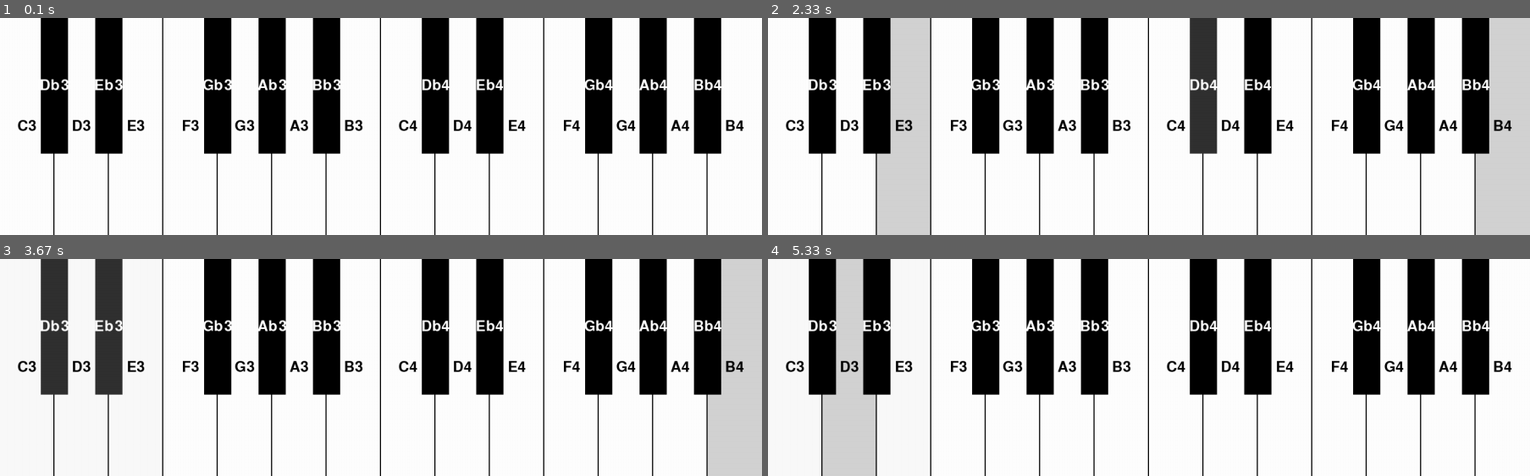
Above: before the commit, frames 1-4 (two rows, left to right).
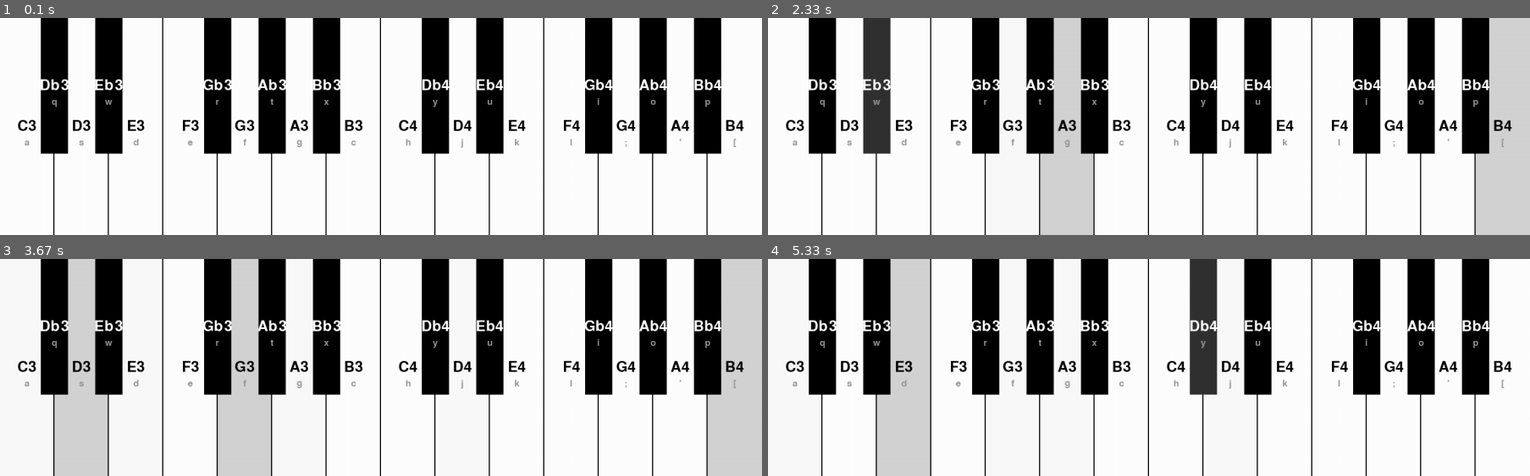
Above: after the commit, the same moments.

Repository: eden418/PygamePiano
Game: pygame game, started from main.py
Same seed, same stepped clock (60 frames per second), same inputs: the game is played once before the commit and once after it.
Inputs:
- Up to frame 1 (0.1 s): no input
- Up to frame 2 (2.33 s): tap Y at 0.33 s; hold D 0.67-1.13 s; tap F at 0.73, 1.03, 2.23 s; tap J at 0.82 s; click "D3" at 1.22 s; click "C4" at 1.55 s; click "B4" at 1.88 s; hold W from 2.17 s (still down); tap G at 2.32 s
- Up to frame 3 (3.67 s): release W at 2.47 s; hold D 2.5-2.97 s; tap F at 2.57, 2.87, 3.07, 3.37, 3.63 s; hold A 3-3.53 s; tap J at 3.15 s; hold S from 3.57 s (still down)
- Up to frame 4 (5.33 s): tap G at 3.72, 4.82 s; release S at 3.87 s; click "Db4" at 3.95 s; hold A 4.23-4.63 s; tap F at 4.3, 4.6, 4.73, 5.13 s; tap J at 4.38 s; hold W 4.67-5.03 s; hold D from 5.07 s (still down)

The runs differ from the first frame. In frame 1, 0.3% of the frame differs, in the area x 3-97%, y 36-60%; in frame 2, 15%, in the area x 3-97%, y 0-100%; in frame 3, 14%; in frame 4, 13%.

Commit message:
Modified key binds. Added keybind to the note. V1.

Diff:
--- a/button_class.py
+++ b/button_class.py
@@ -3,7 +3,7 @@
 
 
 class Button:
-    def __init__(self, name, color, x, y, width, height, text='', sound_filename=''):
+    def __init__(self, name, color, x, y, width, height, text='', keybind:int=None, sound_filename=''):
         self.color = color
         if color == (0,0,0):
             self.isWhite = False
@@ -16,6 +16,7 @@
         self.width = width
         self.height = height
         self.text = text
+        self.keybind = keybind
         self.sound = pygame.mixer.Sound(os.path.join('piano notes', sound_filename))
         self.name = name
 
@@ -35,7 +36,13 @@
             # Center the text by starting in x adding, half the width
             # of the button minus half the width of the text
             win.blit(text, (self.x + (self.width / 2 - text.get_width() / 2),
-                                    self.y + (self.height / 2 - text.get_height() / 2)))
+                            self.y + (self.height / 2 - text.get_height() / 2)))
+
+        if self.keybind is not None:
+            keybind_font = pygame.font.SysFont('comicsans', 25)
+            keybind_text = keybind_font.render(pygame.key.name(self.keybind), True, (150, 150, 150))
+            win.blit(keybind_text, (self.x + (self.width / 2 - keybind_text.get_width() / 2),
+                                    self.y + (self.height / 2 - keybind_text.get_height()/2 + 30)))
 
     def isOver(self, pos):
         if self.x < pos[0] < self.x + self.width:
--- a/main.py
+++ b/main.py
@@ -1,3 +1,13 @@
+"""
+This is a virtual piano made with pygame.
+It makes a GUI that lets you click each key to play its sound.
+You can also play with your keyboard.
+After you quit the application it shows you the sheet music of what you played.
+It uses lilypond for that purpose.
+
+Creator: Eden Candelas
+"""
+
 import pygame
 import os
 import subprocess
@@ -17,30 +27,30 @@
 LIGHT_GRAY = (211, 211, 211)
 DARK_GRAY = (49, 49, 49)
 
-C3 = Button("c", WHITE, 0, 0, 100, HEIGHT, "C3", 'Piano.ff.C3.mp3')
-Db3 = Button("des", BLACK, 75, 0, 50, 250, "Db3", 'Piano.ff.Db3.mp3')
-D3 = Button("d", WHITE, 100, 0, 100, HEIGHT, "D3", 'Piano.ff.D3.mp3')
-Eb3 = Button("ees", BLACK, 175, 0, 50, 250, "Eb3", 'Piano.ff.Eb3.mp3')
-E3 = Button("e", WHITE, 200, 0, 100, HEIGHT, "E3", 'Piano.ff.E3.mp3')
-F3 = Button("f", WHITE, 300, 0, 100, HEIGHT, "F3", 'Piano.ff.F3.mp3')
-Gb3 = Button("ges", BLACK, 375, 0, 50, 250, "Gb3", 'Piano.ff.Gb3.mp3')
-G3 = Button("g", WHITE, 400, 0, 100, HEIGHT, "G3", 'Piano.ff.G3.mp3')
-Ab3 = Button("aes", BLACK, 475, 0, 50, 250, "Ab3", 'Piano.ff.Ab3.mp3')
-A3 = Button("a", WHITE, 500, 0, 100, HEIGHT, "A3", 'Piano.ff.A3.mp3')
-Bb3 = Button("bes", BLACK, 575, 0, 50, 250, "Bb3", 'Piano.ff.Bb3.mp3')
-B3 = Button("b", WHITE, 600, 0, 100, HEIGHT, "B3", 'Piano.ff.B3.mp3')
-C4 = Button("c'", WHITE, 700, 0, 100, HEIGHT, "C4", 'Piano.ff.C4.mp3')
-Db4 = Button("des'", BLACK, 775, 0, 50, 250, "Db4", 'Piano.ff.Db4.mp3')
-D4 = Button("d'", WHITE, 800, 0, 100, HEIGHT, "D4", 'Piano.ff.D4.mp3')
-Eb4 = Button("ees'", BLACK, 875, 0, 50, 250, "Eb4", 'Piano.ff.Eb4.mp3')
-E4 = Button("e'", WHITE, 900, 0, 100, HEIGHT, "E4", 'Piano.ff.E4.mp3')
-F4 = Button("f'", WHITE, 1000, 0, 100, HEIGHT, "F4", 'Piano.ff.F4.mp3')
-Gb4 = Button("ges'", BLACK, 1075, 0, 50, 250, "Gb4", 'Piano.ff.Gb4.mp3')
-G4 = Button("g'", WHITE, 1100, 0, 100, HEIGHT, "G4", 'Piano.ff.G4.mp3')
-Ab4 = Button("aes'", BLACK, 1175, 0, 50, 250, "Ab4", 'Piano.ff.Ab4.mp3')
-A4 = Button("a'", WHITE, 1200, 0, 100, HEIGHT, "A4", 'Piano.ff.A4.mp3')
-Bb4 = Button("bes'", BLACK, 1275, 0, 50, 250, "Bb4", 'Piano.ff.Bb4.mp3')
-B4 = Button("b'", WHITE, 1300, 0, 100, HEIGHT, "B4", 'Piano.ff.B4.mp3')
+C3 = Button("c", WHITE, 0, 0, 100, HEIGHT, "C3", pygame.K_a, 'Piano.ff.C3.mp3')
+Db3 = Button("des", BLACK, 75, 0, 50, 250, "Db3", pygame.K_q, 'Piano.ff.Db3.mp3')
+D3 = Button("d", WHITE, 100, 0, 100, HEIGHT, "D3", pygame.K_s, 'Piano.ff.D3.mp3')
+Eb3 = Button("ees", BLACK, 175, 0, 50, 250, "Eb3", pygame.K_w, 'Piano.ff.Eb3.mp3')
+E3 = Button("e", WHITE, 200, 0, 100, HEIGHT, "E3", pygame.K_d, 'Piano.ff.E3.mp3')
+F3 = Button("f", WHITE, 300, 0, 100, HEIGHT, "F3", pygame.K_e, 'Piano.ff.F3.mp3')
+Gb3 = Button("ges", BLACK, 375, 0, 50, 250, "Gb3", pygame.K_r, 'Piano.ff.Gb3.mp3')
+G3 = Button("g", WHITE, 400, 0, 100, HEIGHT, "G3", pygame.K_f, 'Piano.ff.G3.mp3')
+Ab3 = Button("aes", BLACK, 475, 0, 50, 250, "Ab3", pygame.K_t, 'Piano.ff.Ab3.mp3')
+A3 = Button("a", WHITE, 500, 0, 100, HEIGHT, "A3", pygame.K_g, 'Piano.ff.A3.mp3')
+Bb3 = Button("bes", BLACK, 575, 0, 50, 250, "Bb3", pygame.K_x, 'Piano.ff.Bb3.mp3')
+B3 = Button("b", WHITE, 600, 0, 100, HEIGHT, "B3", pygame.K_c, 'Piano.ff.B3.mp3')
+C4 = Button("c'", WHITE, 700, 0, 100, HEIGHT, "C4", pygame.K_h, 'Piano.ff.C4.mp3')
+Db4 = Button("des'", BLACK, 775, 0, 50, 250, "Db4", pygame.K_y, 'Piano.ff.Db4.mp3')
+D4 = Button("d'", WHITE, 800, 0, 100, HEIGHT, "D4", pygame.K_j, 'Piano.ff.D4.mp3')
+Eb4 = Button("ees'", BLACK, 875, 0, 50, 250, "Eb4", pygame.K_u, 'Piano.ff.Eb4.mp3')
+E4 = Button("e'", WHITE, 900, 0, 100, HEIGHT, "E4", pygame.K_k, 'Piano.ff.E4.mp3')
+F4 = Button("f'", WHITE, 1000, 0, 100, HEIGHT, "F4", pygame.K_l, 'Piano.ff.F4.mp3')
+Gb4 = Button("ges'", BLACK, 1075, 0, 50, 250, "Gb4", pygame.K_i, 'Piano.ff.Gb4.mp3')
+G4 = Button("g'", WHITE, 1100, 0, 100, HEIGHT, "G4", pygame.K_SEMICOLON, 'Piano.ff.G4.mp3')
+Ab4 = Button("aes'", BLACK, 1175, 0, 50, 250, "Ab4", pygame.K_o, 'Piano.ff.Ab4.mp3')
+A4 = Button("a'", WHITE, 1200, 0, 100, HEIGHT, "A4", 39, 'Piano.ff.A4.mp3')
+Bb4 = Button("bes'", BLACK, 1275, 0, 50, 250, "Bb4", pygame.K_p, 'Piano.ff.Bb4.mp3')
+B4 = Button("b'", WHITE, 1300, 0, 100, HEIGHT, "B4", pygame.K_LEFTBRACKET, 'Piano.ff.B4.mp3')
 
 keys_list = [C3, D3, Db3, E3, F3, Eb3, G3, Gb3, A3, Ab3, B3, Bb3, C4, D4, Db4, E4, F4, Eb4, G4, Gb4, A4, Ab4, B4, Bb4]
 
@@ -49,29 +59,29 @@
 
 keybinds = {
     pygame.K_a: C3,
-    pygame.K_s: Db3,
-    pygame.K_d: D3,
-    pygame.K_f: Eb3,
-    pygame.K_g: E3,
-    pygame.K_h: F3,
-    pygame.K_j: Gb3,
-    pygame.K_k: G3,
-    pygame.K_l: Ab3,
-    pygame.K_SEMICOLON: A3,
-    39: Bb3,
-    pygame.K_RSHIFT: B3,
-    pygame.K_q: C4,
-    pygame.K_w: Db4,
-    pygame.K_e: D4,
-    pygame.K_r: Eb4,
-    pygame.K_t: E4,
-    pygame.K_y: F4,
-    pygame.K_u: Gb4,
-    pygame.K_i: G4,
+    pygame.K_q: Db3,
+    pygame.K_s: D3,
+    pygame.K_w: Eb3,
+    pygame.K_d: E3,
+    pygame.K_e: F3,
+    pygame.K_r: Gb3,
+    pygame.K_f: G3,
+    pygame.K_t: Ab3,
+    pygame.K_g: A3,
+    pygame.K_x: Bb3,
+    pygame.K_c: B3,
+    pygame.K_h: C4,
+    pygame.K_y: Db4,
+    pygame.K_j: D4,
+    pygame.K_u: Eb4,
+    pygame.K_k: E4,
+    pygame.K_l: F4,
+    pygame.K_i: Gb4,
+    pygame.K_SEMICOLON: G4,
     pygame.K_o: Ab4,
-    pygame.K_p: A4,
-    pygame.K_LEFTBRACKET: Bb4,
-    pygame.K_RIGHTBRACKET: B4
+    39: A4,
+    pygame.K_p: Bb4,
+    pygame.K_LEFTBRACKET: B4
 }
 
 def draw_window():
@@ -159,6 +169,7 @@
         pass
 
 def write_sheet(notes):
+    # The notes are written but they dont match the top and botton staff
     with open('sheet.ly', 'w') as sheet_file:
         sheet_file.write('\\version "2.22.2"\n')
         sheet_file.write("upper = {\n")
Not shown, changed: sheet.ly
Not shown, changed: sheet.pdf
